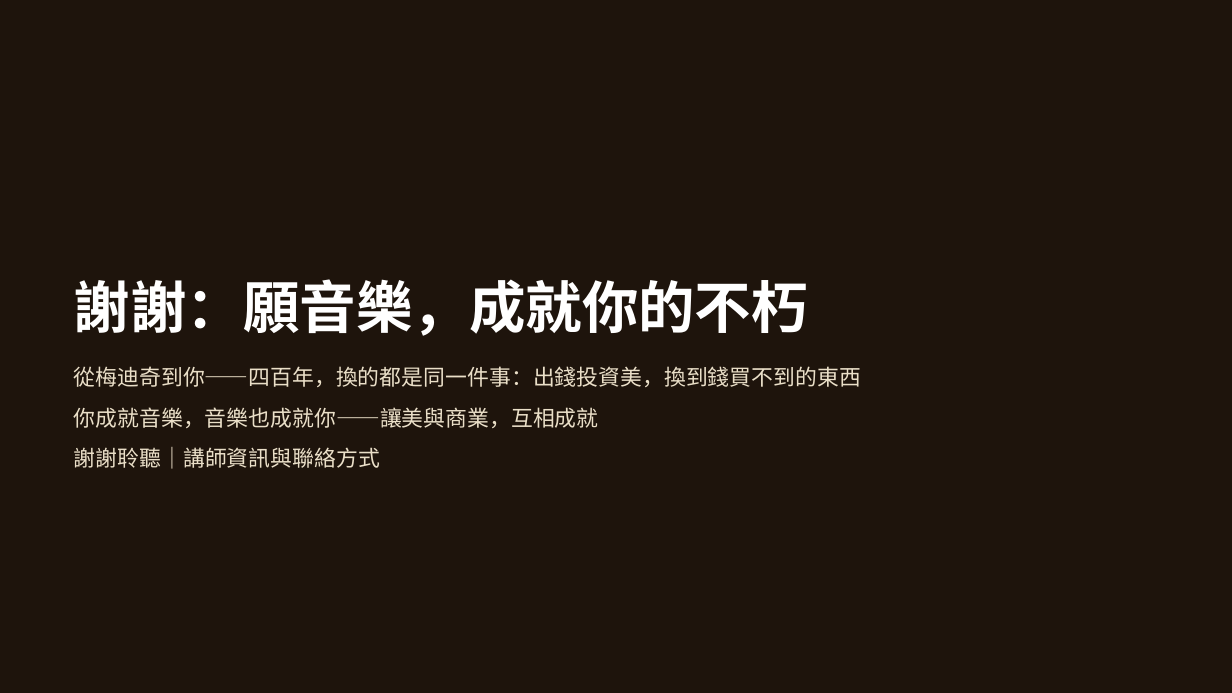
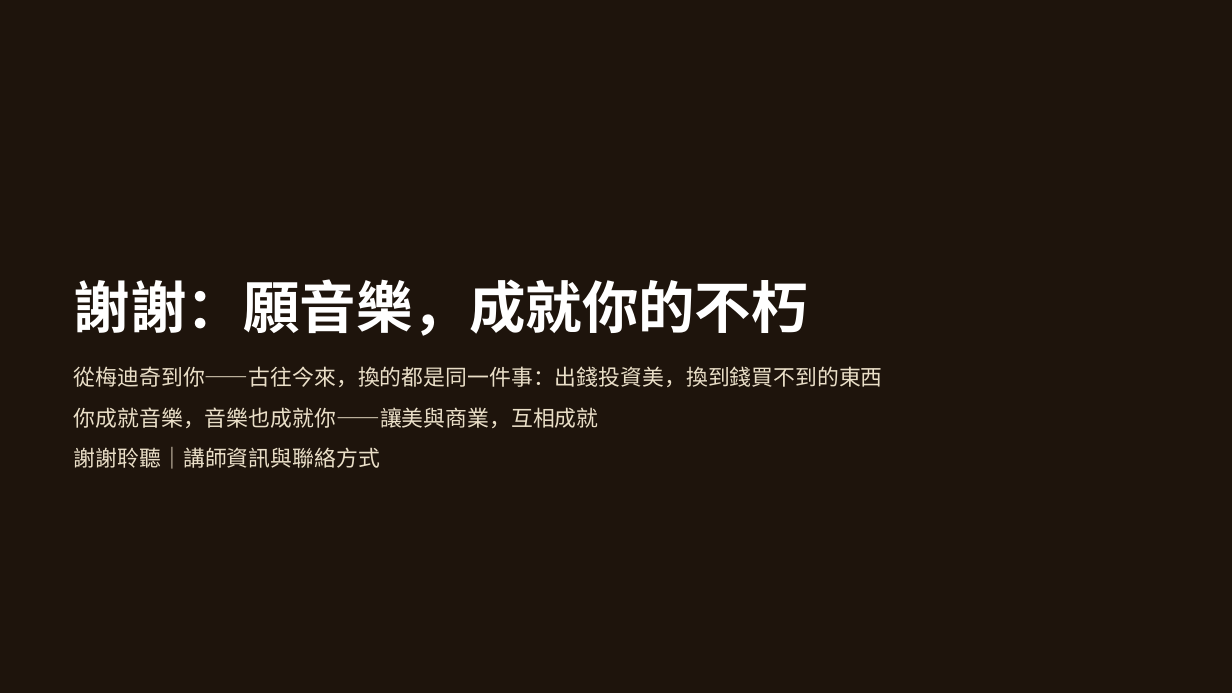
Before and after one commit to kblab2024/music-business-lecture, a slide deck: slide 50 of docs/downloads/音樂與企業-投影片.pptx. Drawn at 1232x693 pixels with LibreOffice and Linux fonts; fonts in the diff are those of the drawing; background and template pictures are left out. Boxes give left, top, right and bottom in pixels: in the first picture for what was removed or moved away, otherwise in the second. Text is boxed around its words. In the diff, an @@ line names an element or a change of style, - is before the commit and + after.

```diff
--- a/docs/downloads/音樂與企業-投影片.pptx
+++ b/docs/downloads/音樂與企業-投影片.pptx
@@ text at bbox=[74, 366, 883, 387]: text changed @@
-從梅迪奇到你——四百年，換的都是同一件事：出錢投資美，換到錢買不到的東西
+從梅迪奇到你——古往今來，換的都是同一件事：出錢投資美，換到錢買不到的東西
```
Also in this commit, not shown: 11 other slides changed, 7 other files.
